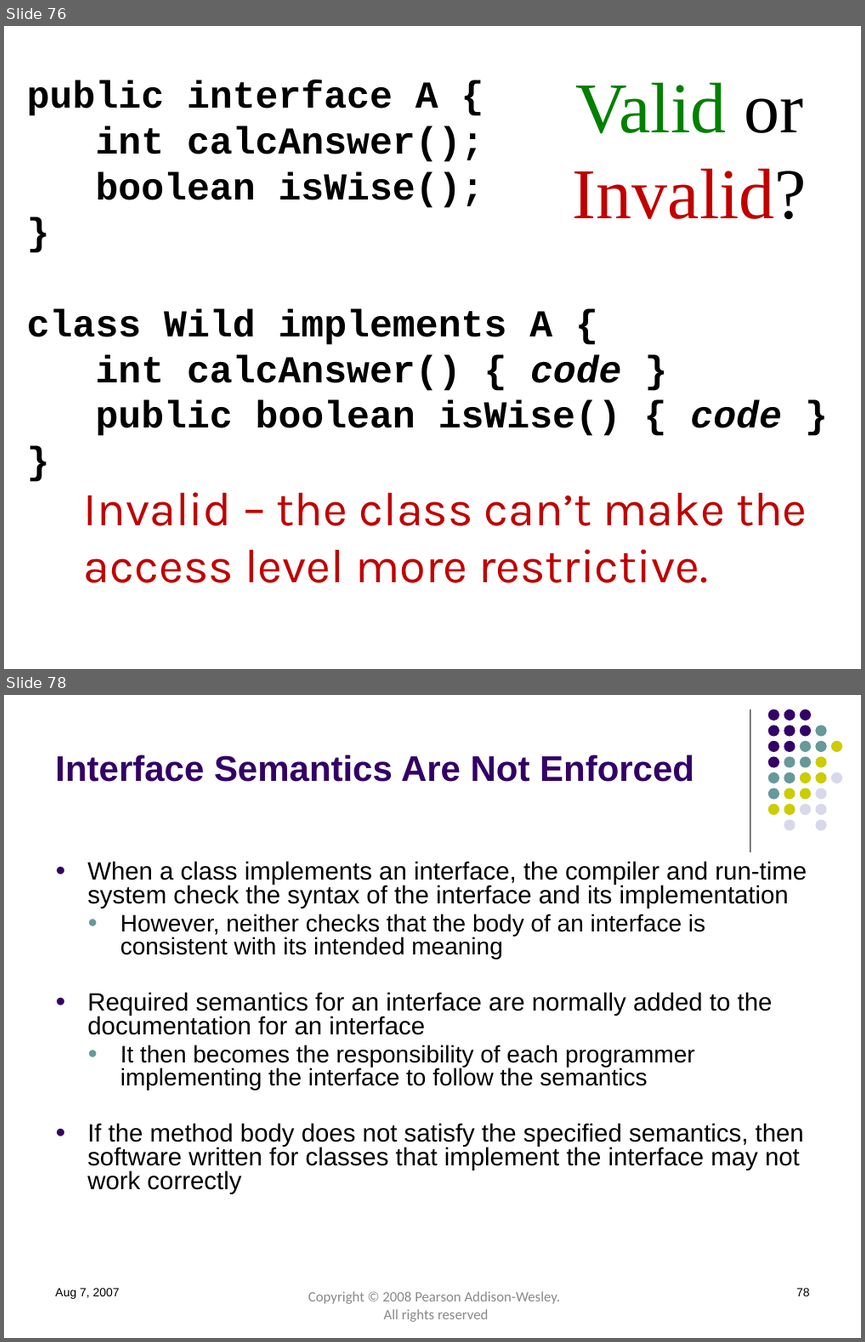
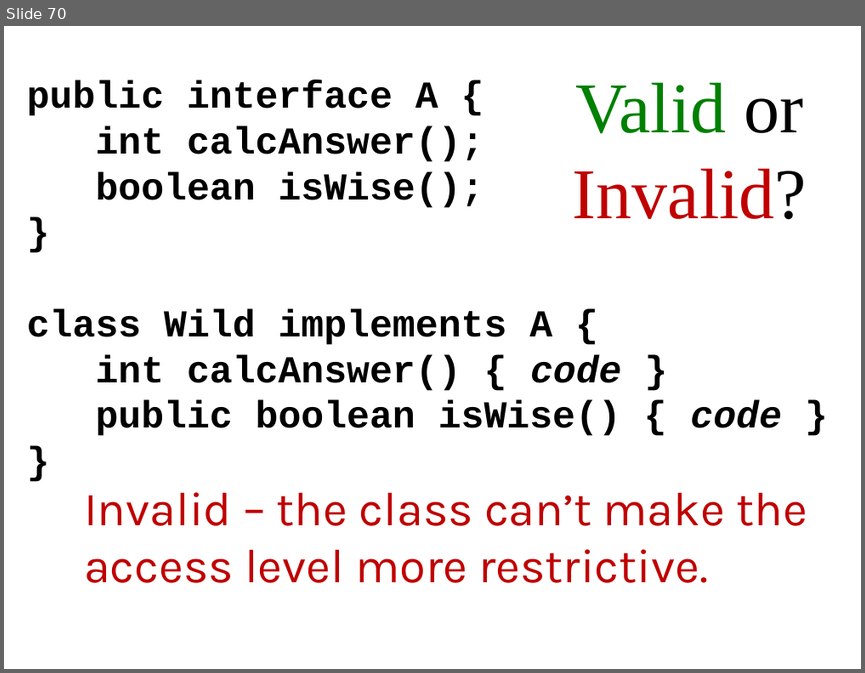
Before and after one commit to Cy-FairCS/cs3, a slide deck: u04b_interfaces/notes/_a_interfaces notes.pptx. Shown one above the other, each under a label of ours: slides 76 and 78 before the commit, slide 70 after it; the slides between them are not shown. The pictures are 865x1342 and 865x673 pixels, drawn with LibreOffice and Linux fonts; fonts in the diff are those of the drawing. Boxes give left, top, right and bottom in pixels: in the first picture for what was removed or moved away, otherwise in the second. Text is boxed around its words. In the diff, an @@ line names an element or a change of style, - is before the commit and + after.

```diff
--- a/u04b_interfaces/notes/_a_interfaces notes.pptx
+++ b/u04b_interfaces/notes/_a_interfaces notes.pptx
@@ slide 78 removed at (4, 695, 861, 1338), background #FFFFFF @@
@@ line removed from (750, 709) to (750, 851) @@
@@ title removed at (55, 755, 694, 782) @@
-Interface Semantics Are Not Enforced
@@ group removed at (768, 709, 842, 830): 31 ellipses @@
@@ text removed at (87, 861, 806, 1194) @@
-● When a class implements an interface, the compiler and run-time system check the syntax of the interface and its implementation
-  ● However, neither checks that the body of an interface is consistent with its intended meaning
-● Required semantics for an interface are normally added to the documentation for an interface
-  ● It then becomes the responsibility of each programmer implementing the interface to follow the semantics
-● If the method body does not satisfy the specified semantics, then software written for classes that implement the interface may not work correctly
@@ text removed at (55, 1287, 120, 1299) @@
-Aug 7, 2007
@@ text removed at (308, 1291, 561, 1321) @@
-Copyright © 2008 Pearson Addison-Wesley.
-All rights reserved
@@ page number removed at (796, 1287, 810, 1296) @@
-78
@@ what was slide 76 is now slide 70 @@
```
Also in this commit, not shown: 54 slides changed, 6 other slides removed, 1 other file.
